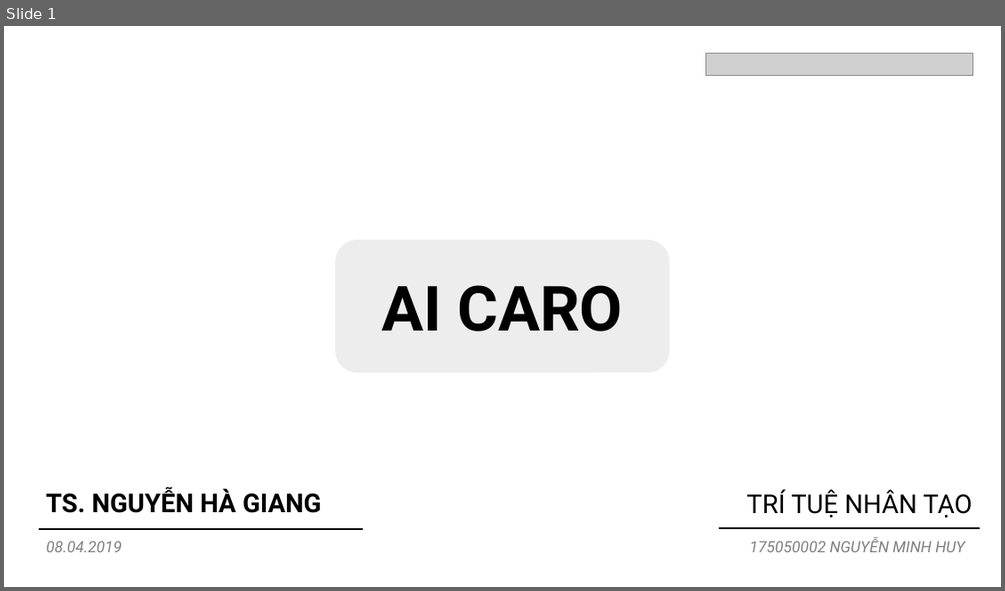
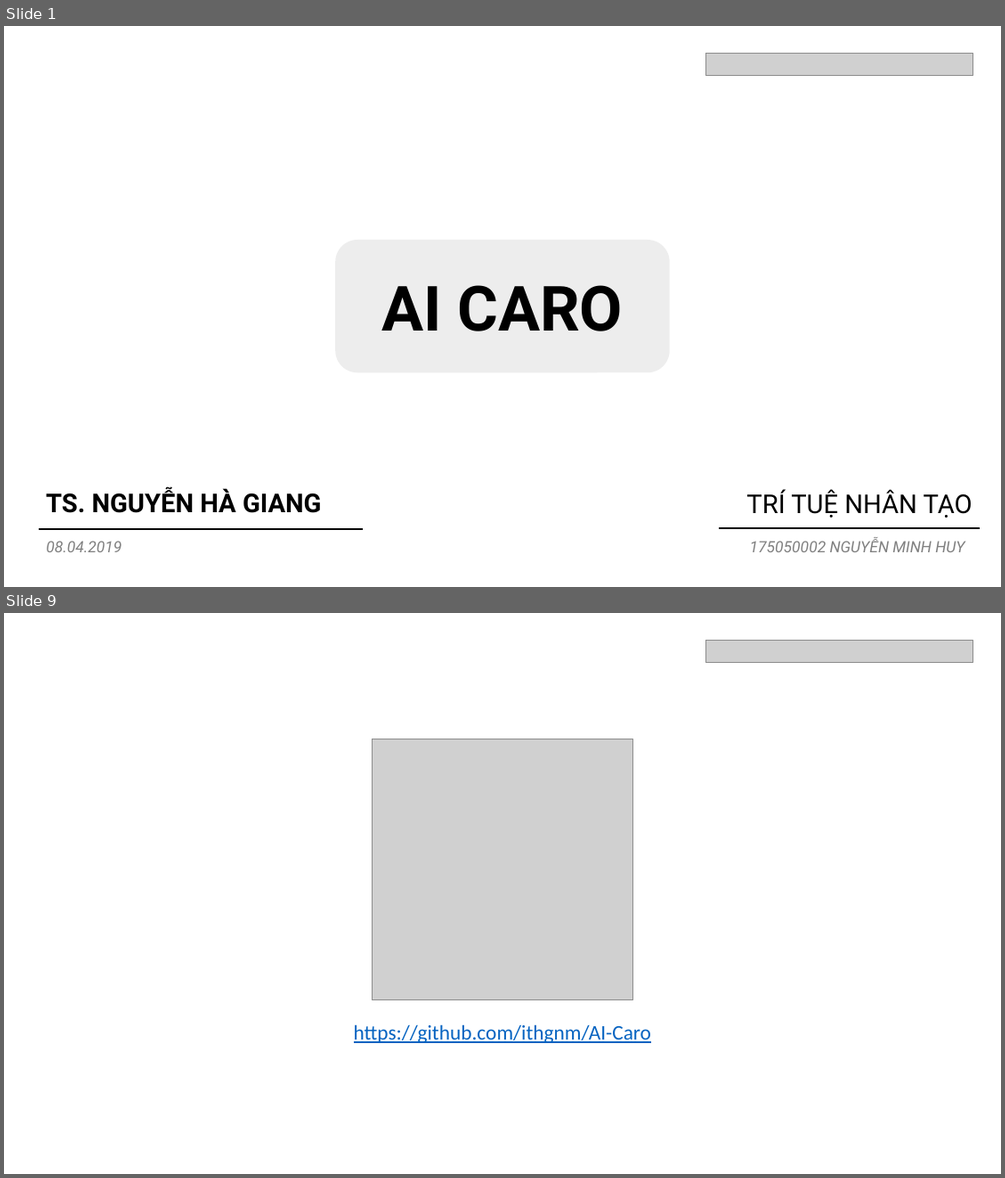
Before and after one commit to ithgnm/AI-Caro, a slide deck: Caro.pptx. Shown one above the other, each under a label of ours: slide 1 before the commit, slides 1 and 9 after it; the slides between them are not shown. The pictures are 1005x591 and 1005x1178 pixels, drawn with LibreOffice and Linux fonts; fonts in the diff are those of the drawing; grey boxes stand for pictures; background and template pictures are left out. Boxes give left, top, right and bottom in pixels: in the first picture for what was removed or moved away, otherwise in the second. Text is boxed around its words. In the diff, an @@ line names an element or a change of style, - is before the commit and + after.

```diff
--- a/Caro.pptx
+++ b/Caro.pptx
@@ slide 9 added at [4, 613, 1001, 1174], background picture (left out) @@
@@ picture added at [706, 641, 972, 663] @@
@@ picture added at [372, 738, 633, 999] @@
@@ text added at [354, 1024, 651, 1043], 20 pt, text #0563C1, underline @@
+https://github.com/ithgnm/AI-Caro
```
Also in this commit, not shown: 7 other slides added, 1 slide removed.
